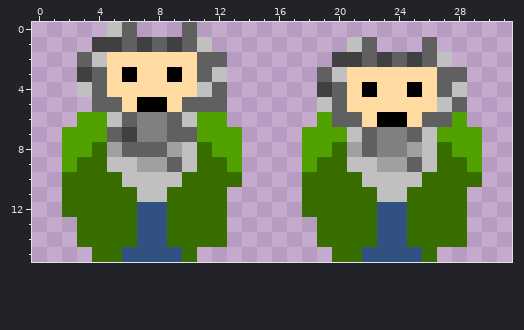
Two versions of one pixel-art sprite, assets/tom.png. The picture above was drawn from the file before the commit.
The file is 32x16 pixels. Colours within 5 levels of each other are drawn and written as one.
New version:
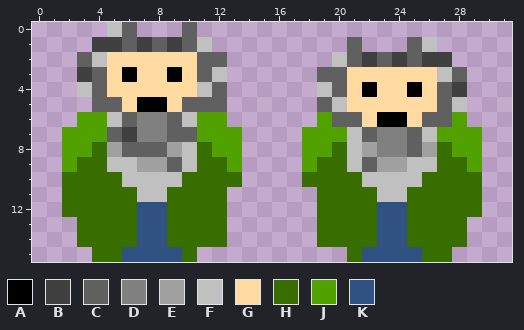
Palette (. is transparent): A #000000  B #404040  C #606060  D #808080  E #a0a0a0  F #c0c0c0  G #ffdba2  H #386d00  J #51a200  K #305182
Change:
@@ x 16..31 @@
  0 ................
- 1 .....FC...C.....
- 2 ....BBCBCBCF....
- 3 ...CFGGGGGGCC...
- 4 ...BCGAGGAGCF...
- 5 ...FCGGGGGGFC...
+ 1 .....C...CF.....
+ 2 ....FCBCBCBB....
+ 3 ...CCGGGGGGFC...
+ 4 ...FCGAGGAGCB...
+ 5 ...CFGGGGGGCF...
  6 ...JCCGAAGCCJ...
  7 ..JJJFCDDCFJJJ..
- 8 ..JJHECDDEFHJJ..
- 9 ..JHHFFEECFHHJ..
+ 8 ..JJHFEDDCEHJJ..
+ 9 ..JHHFCEEFFHHJ..
 10 ..HHHHFFFFHHHH..
-11 ..HHHHHFFHHHH...
-12 ..HHHHHKKHHHH...
+11 ...HHHHFFHHHHH..
+12 ...HHHHKKHHHHH..
 13 ...HHHHKKHHHH...
 14 ...HHHHKKHHHH...
-15 ....HHKKKKH.....
+15 .....HKKKKHH....
Pixel boxes of the changes (left, top, right, bottom) in both pictures:
changed: (302, 37, 482, 262)
